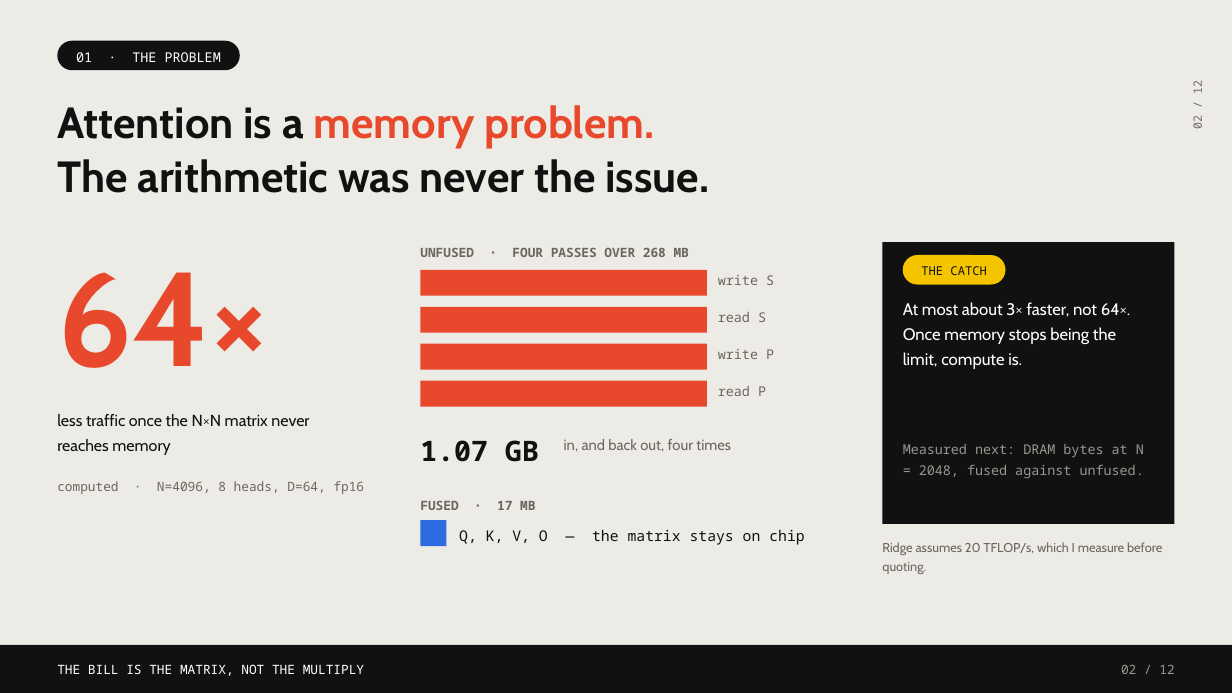
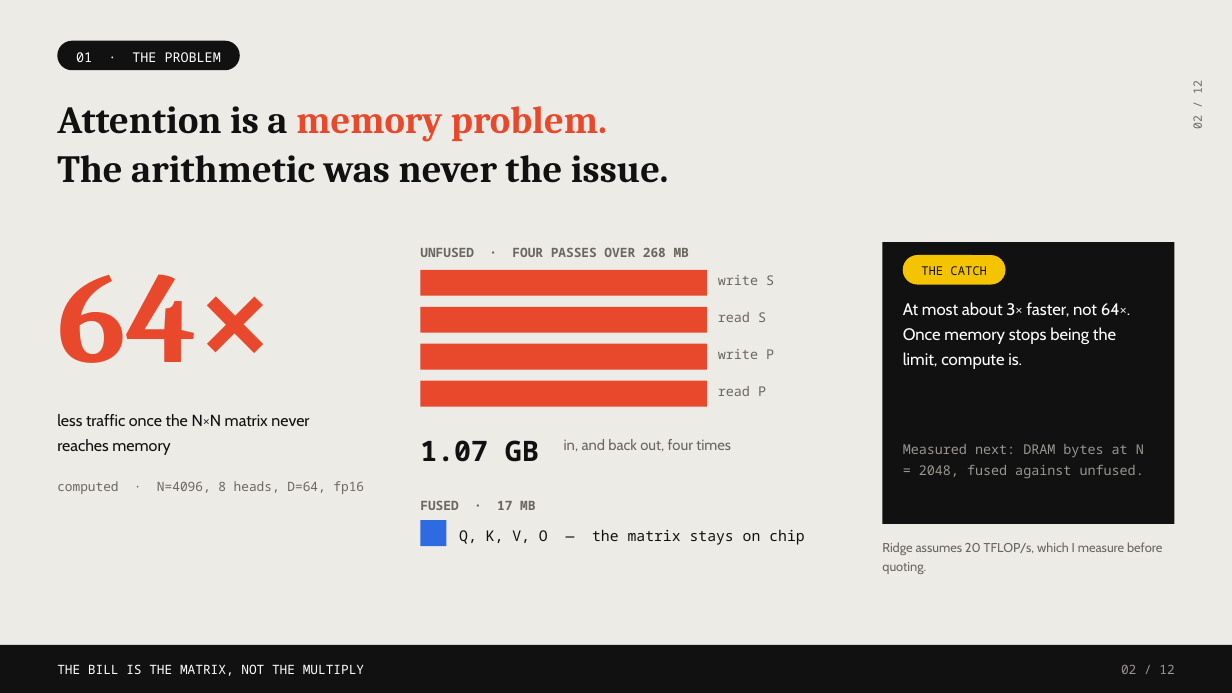
Before and after one commit to harshith0518/CS6203---Attention-Operator-Porject, a slide deck: slide 2 of docs/op2-attention-slides.pptx. Drawn at 1232x693 pixels with LibreOffice and Linux fonts; fonts in the diff are those of the drawing. Boxes give left, top, right and bottom in pixels: in the first picture for what was removed or moved away, otherwise in the second. Text is boxed around its words. In the diff, an @@ line names an element or a change of style, - is before the commit and + after.

```diff
--- a/docs/op2-attention-slides.pptx
+++ b/docs/op2-attention-slides.pptx
@@ text "Attention is a memory problem." at (57, 106, 669, 183): size 34 to 30 pt, font Cabin to Cambria; line spacing 1.04 to 1.06 @@
@@ text "64×" at (57, 274, 273, 363): size 104 to 100 pt, font Cabin to Cambria @@
```
Also in this commit, not shown: 11 other slides changed, 1 other file.
